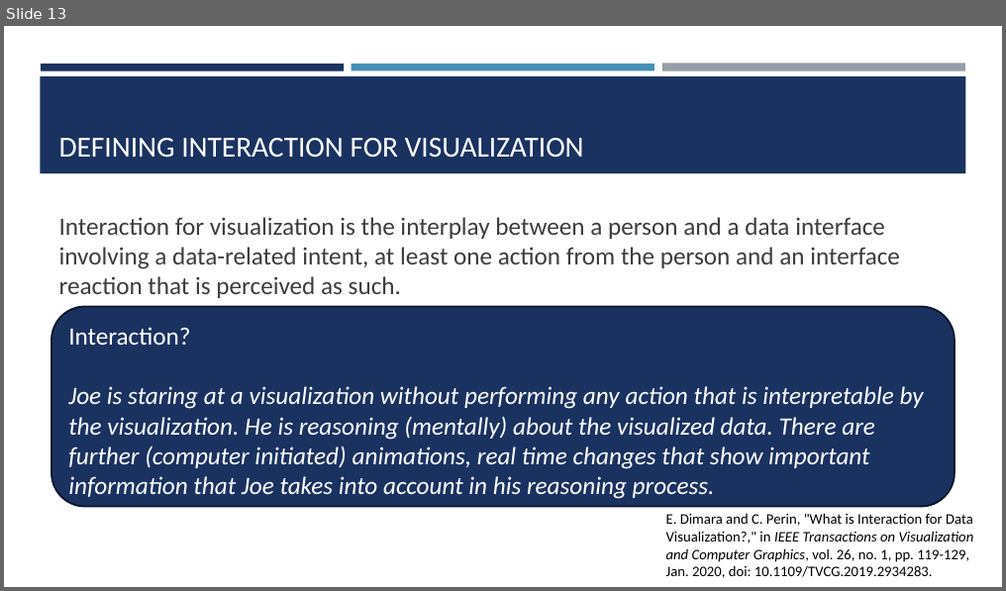
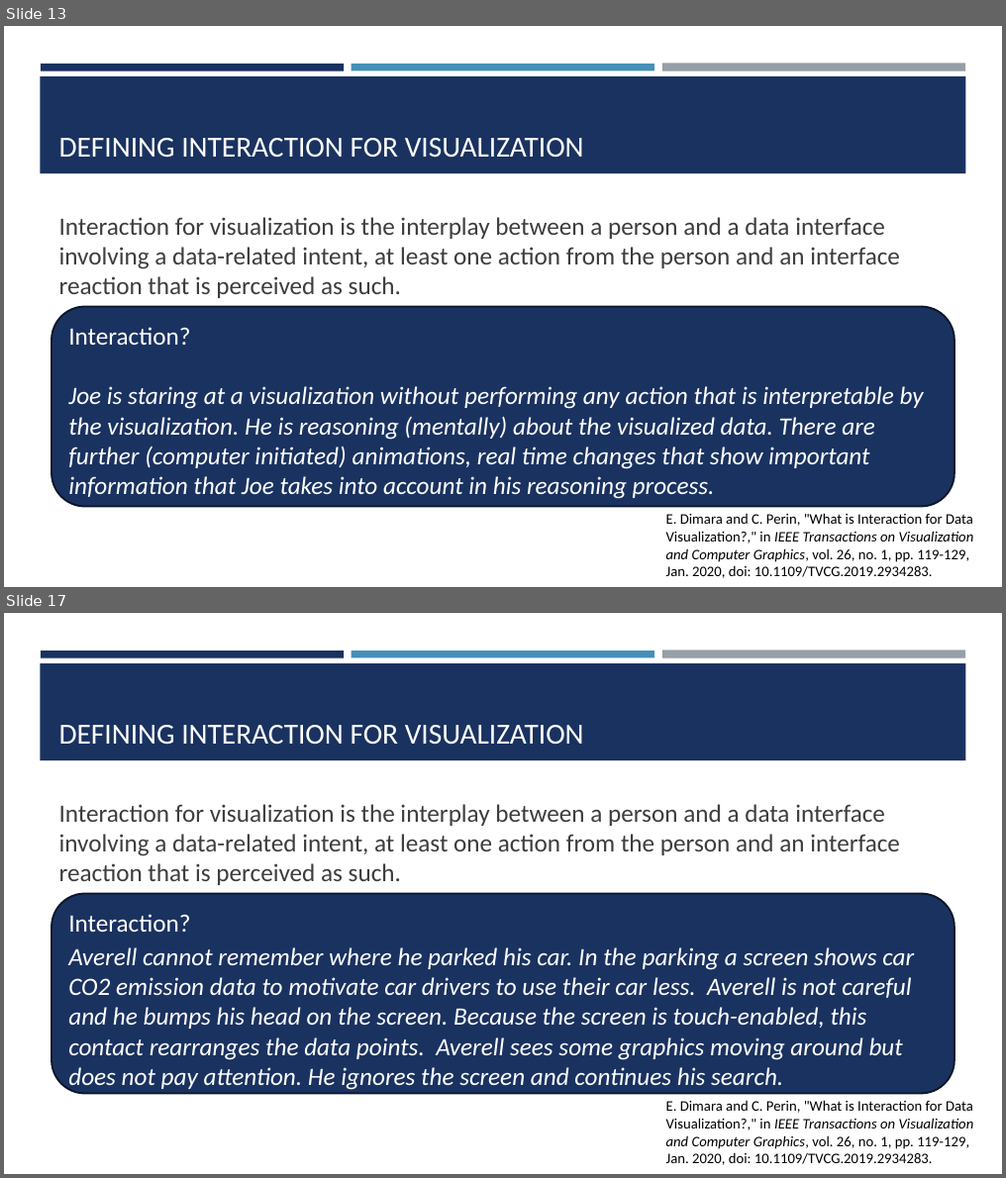
Before and after one commit to amosca01/SDS-CSC235, a slide deck: slides/05-interaction.pptx. Shown one above the other, each under a label of ours: slide 13 before the commit, slides 13 and 17 after it; the slides between them are not shown. The pictures are 1006x591 and 1006x1178 pixels, drawn with LibreOffice and Linux fonts; fonts in the diff are those of the drawing. Boxes give left, top, right and bottom in pixels: in the first picture for what was removed or moved away, otherwise in the second. Text is boxed around its words. In the diff, an @@ line names an element or a change of style, - is before the commit and + after.

Commit message:
interaction

```diff
--- a/slides/05-interaction.pptx
+++ b/slides/05-interaction.pptx
@@ slide 17 added at (x1=4, y1=613, x2=1002, y2=1174), background #FFFFFF; not listed: 4 template elements that a slide beside it also shows @@
@@ title added at (x1=59, y1=725, x2=584, y2=745), 28 pt, text #FFFFFF @@
+DEFINING INTERACTION FOR VISUALIZATION
@@ text added at (x1=59, y1=804, x2=900, y2=885), 24 pt, text #3D3D3D @@
+Interaction for visualization is the interplay between a person and a data interface involving a data-related intent, at least one action from the person and an interface reaction that is perceived as such.
@@ rounded rectangle added at (x1=52, y1=894, x2=954, y2=1093), fill #1A3260, outline #0B162A 1.75 pt, 24 pt, text #FFFFFF, italic @@
+Interaction?
+Averell cannot remember where he parked his car. In the parking a screen shows car CO2 emission data to motivate car drivers to use their car less. Averell is not careful and he bumps his head on the screen. Because the screen is touch-enabled, this contact rearranges the data points. Averell sees some graphics moving around but does not pay attention. He ignores the screen and continues his search.
@@ text added at (x1=666, y1=1100, x2=974, y2=1165), 14 pt, text #000000 @@
+E. Dimara and C. Perin, "What is Interaction for Data Visualization?," in IEEE Transactions on Visualization and Computer Graphics, vol. 26, no. 1, pp. 119-129, Jan. 2020, doi: 10.1109/TVCG.2019.2934283.
```
Also in this commit, not shown: 1 slide changed, 13 other slides added, 5 other files.
